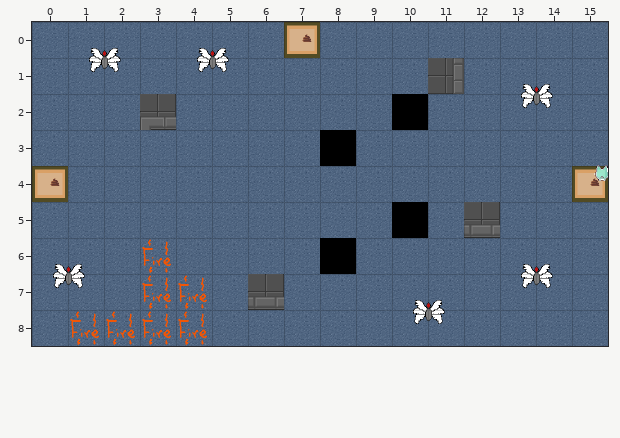
Tiled map (JSON), stored at assets/tiled/d1_6.json. Above is the file before it was changed.
Cells are 64x64 px. Shown: x 0..15, y 0..8.
After:
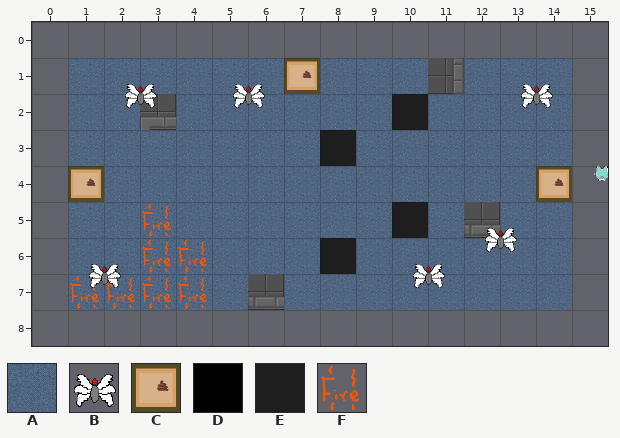
Key: from "room_tileset": A 25, B 29, C 30, D 113, E 138, F 225.
_ is an empty cell.
Objects are placed by their top-left corner, in cells (3,4 is the top-left corner of cell 3,4); size is 1x1 cell unless given.
From old to new:
Layer "background":
y 0: x 0..15 AAAAAAAAAAAAAAAA -> ________________
y 1: x 0 A -> _; x 15 A -> _
y 2: x 0 A -> _; x 10 A -> E; x 15 A -> _
y 3: x 0 A -> _; x 8 A -> E; x 15 A -> _
y 4: x 0 A -> _; x 15 A -> _
y 5: x 0 A -> _; x 10 A -> E; x 15 A -> _
y 6: x 0 A -> _; x 8 A -> E; x 15 A -> _
y 7: x 0 A -> _; x 15 A -> _
y 8: x 0..15 AAAAAAAAAAAAAAAA -> ________________
Layer "holes":
removed: D "Hole" at 10,2
removed: D "Hole" at 8,3
removed: D "Hole" at 10,5
removed: D "Hole" at 8,6
Layer "portals":
changed: C "d1_9" at 7,0 -> C "d1_9" at 7,1
changed: C "d1_5" at 0,4 -> C "d1_5" at 1,4
changed: C "d1_7" at 15,4 -> C "d1_7" at 14,4
Layer "fires":
changed: F at 2,8 -> F at 2,7
changed: F at 1,8 -> F at 1,7
added: F at 3,5
added: F at 4,6
removed: F at 3,8
removed: F at 4,8
Layer "enemies":
changed: B "eC_0" at 4.5,0.5 -> B "eC_0" at 5.5,1.5
changed: B "eC_0" at 1.5,0.5 -> B "eC_0" at 2.5,1.5
changed: B "eC_0" at 13.5,6.5 -> B "eC_0" at 12.5,5.5
changed: B "eC_0" at 0.5,6.5 -> B "eC_0" at 1.5,6.5
changed: B "eC_0" at 10.5,7.5 -> B "eC_0" at 10.5,6.5
Changed places in both pictures, as pixel boxes (x1, y1, x2, y2):
changed: (32, 22, 608, 346)
